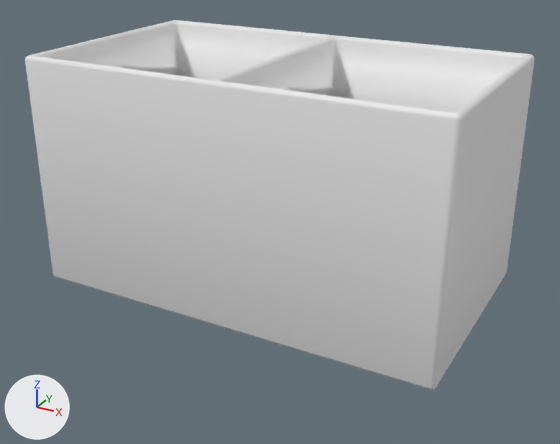
An edit to the FBX model Assets/_Game/Model 3D/chest_freezer.fbx, drawn before and after from the same camera.
Camera for both pictures: a 50 mm camera at (3.06, -5.62, 2.14) aimed at (0.11, -0.25, -0.54). Lighting does not change. The marker at lower left points along +X, +Y and +Z. The older version comes first. Where no turn or scale is listed for an object, it has been applied to the vertices.

The scene before the commit, as lines of its bpy script (objects in view):
```python
me_cube_009 = bpy.data.meshes.new('Cube.009')
me_cube_009.from_pydata(...)  # 476 vertices, 476 faces; spans x -1.79..1.79, y -1.11..0.93, z 0.0..2.0
me_cube_009.materials.append(mat_color_palette)  # picture img_color_palette_png
ob_chest_freezer = bpy.data.objects.new('chest freezer', me_cube_009)
ob_chest_freezer.location = (0.055, -0.054, -1.13)
```
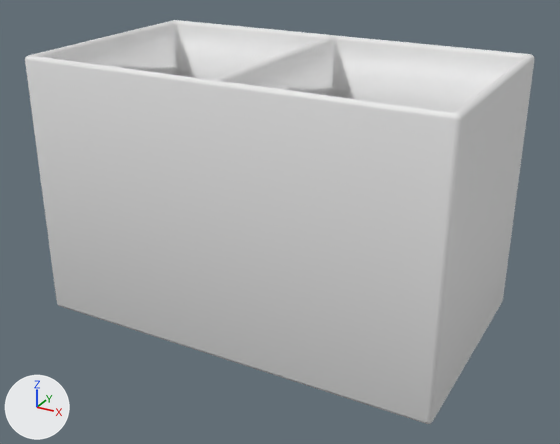
Boxes (x1, y1, x2, y2) around the edits, measured in the pictures (560 x 444 px; the box of a moved part takes in the faces that stretch with it):
'chest freezer', reshaped (9% taller): before (25, 20, 535, 390); after (25, 20, 535, 424)
part 1 of me_cube_009, moved or reshaped: before (53, 271, 507, 390); after (53, 271, 507, 424)

Diff of the bpy script that builds the scene:
```diff
--- a/Assets/_Game/Model 3D/chest_freezer.fbx.py
+++ b/Assets/_Game/Model 3D/chest_freezer.fbx.py
@@ me_cube_009 @@
 # used by ob_chest_freezer; location = (0.055, -0.054, -1.13)
-me_cube_009.from_pydata(...)  # 476 vertices, 476 faces; spans x -1.79..1.79, y -1.11..0.93, z 0.0..2.0
+me_cube_009.from_pydata(...)  # 476 vertices, 476 faces; spans x -1.79..1.79, y -1.11..0.93, z -0.29..2.0
+# me_cube_009 part 1: all 246 vertices in x -1.79..1.79, y -1.11..0.93, z 0.0..0.11 are moved by (0.0, 0.0, -0.29)
 me_cube_009.materials.append(mat_color_palette)
```
